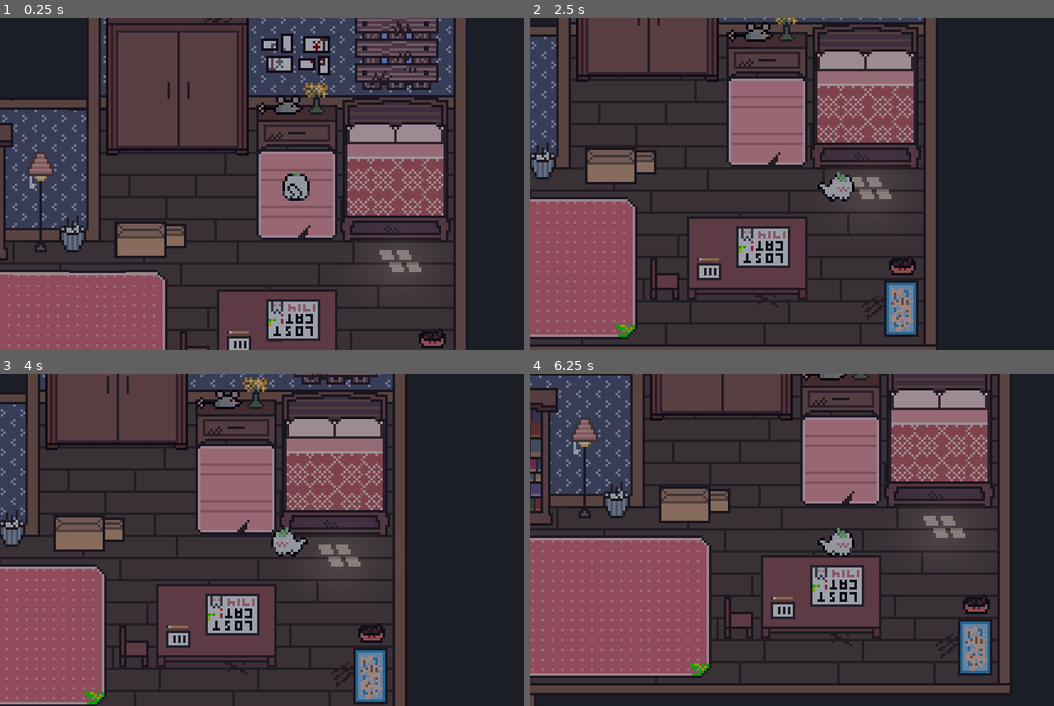
Above: before the commit, frames 1-4 (two rows, left to right).
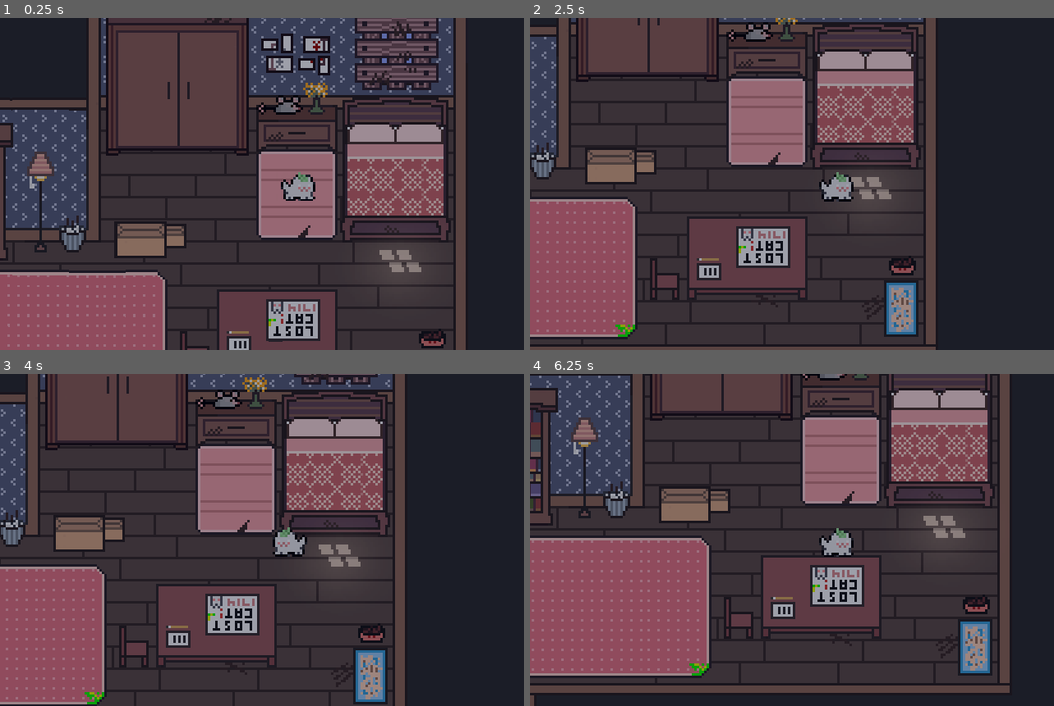
Above: after the commit, the same moments.

Repository: ghines1254/Game_Dev
Game: Godot game, scene res://scenes/world.tscn
The game is run twice, just before and just after one commit, with the same random seed, the same clock (stepped at 60 frames per second) and the same inputs.
Inputs (mouse positions are in pixels of both pictures, inside the frame that each line leads up to):
- Up to frame 1 (0.25 s): no input
- Up to frame 2 (2.5 s): tap Enter at 0.5 s; move the mouse to (954, 167) at 0.52 s; hold Right (ui_right) 0.53-1.28 s; tap C at 0.6 s; click (954, 167) at 0.67 s; move the mouse to (708, 200) at 1.27 s; hold Down (ui_down) 1.28-2.03 s; tap V at 1.35 s; move the mouse to (886, 110) at 2.02 s; hold Right (ui_right) from 2.03 s (still down); tap Delete at 2.1 s
- Up to frame 3 (4 s): move the mouse to (267, 606) at 2.77 s; release Right (ui_right) at 2.78 s; hold Up (ui_up) 2.78-3.53 s; tap Enter at 2.85 s; click (267, 606) at 2.92 s; tap Space at 3.5 s; move the mouse to (471, 589) at 3.52 s; hold Left (ui_left) from 3.53 s (still down); tap X at 3.6 s
- Up to frame 4 (6.25 s): move the mouse to (650, 490) at 4.27 s; tap C at 4.35 s; move the mouse to (854, 540) at 5.02 s; release Left (ui_left) at 5.03 s; hold Down (ui_down) 5.03-5.78 s; tap V at 5.1 s; click (854, 540) at 5.17 s; move the mouse to (734, 457) at 5.77 s; hold Right (ui_right) from 5.78 s (still down); tap Delete at 5.85 s

The runs differ from the first frame. In frame 1, 0.3% of the frame differs, in the area x 53-61%, y 46-56%; in frame 2, 0.1%; in frame 3, 0.2%; in frame 4, 0.1%.

Commit message:
Update mochi.tscn
change left and right walk animation to only use 2 frames instead of 4

Diff:
--- a/mochi/mochi.tscn
+++ b/mochi/mochi.tscn
@@ -26,7 +26,7 @@
 
 [sub_resource type="Animation" id="Animation_xp772"]
 resource_name = "walk_left"
-length = 0.8
+length = 0.4
 loop_mode = 1
 step = 0.2
 tracks/0/type = "value"
@@ -36,15 +36,15 @@
 tracks/0/interp = 1
 tracks/0/loop_wrap = true
 tracks/0/keys = {
-"times": PackedFloat32Array(0, 0.2, 0.4, 0.6),
-"transitions": PackedFloat32Array(1, 1, 1, 1),
+"times": PackedFloat32Array(0, 0.2),
+"transitions": PackedFloat32Array(1, 1),
 "update": 1,
-"values": [Vector2i(1, 1), Vector2i(2, 1), Vector2i(3, 1), Vector2i(2, 1)]
+"values": [Vector2i(1, 1), Vector2i(3, 1)]
 }
 
 [sub_resource type="Animation" id="Animation_ahfot"]
 resource_name = "walk_right"
-length = 0.8
+length = 0.4
 loop_mode = 1
 step = 0.2
 tracks/0/type = "value"
@@ -54,10 +54,10 @@
 tracks/0/interp = 1
 tracks/0/loop_wrap = true
 tracks/0/keys = {
-"times": PackedFloat32Array(0, 0.2, 0.4, 0.6),
-"transitions": PackedFloat32Array(1, 1, 1, 1),
+"times": PackedFloat32Array(0, 0.2),
+"transitions": PackedFloat32Array(1, 1),
 "update": 1,
-"values": [Vector2i(1, 0), Vector2i(2, 0), Vector2i(3, 0), Vector2i(2, 0)]
+"values": [Vector2i(1, 0), Vector2i(3, 0)]
 }
 
 [sub_resource type="Animation" id="Animation_gb4ts"]
@@ -95,7 +95,7 @@
 texture = ExtResource("1_r5xe2")
 hframes = 4
 vframes = 4
-frame = 12
+frame = 1
 
 [node name="AnimationPlayer" type="AnimationPlayer" parent="."]
 libraries = {
